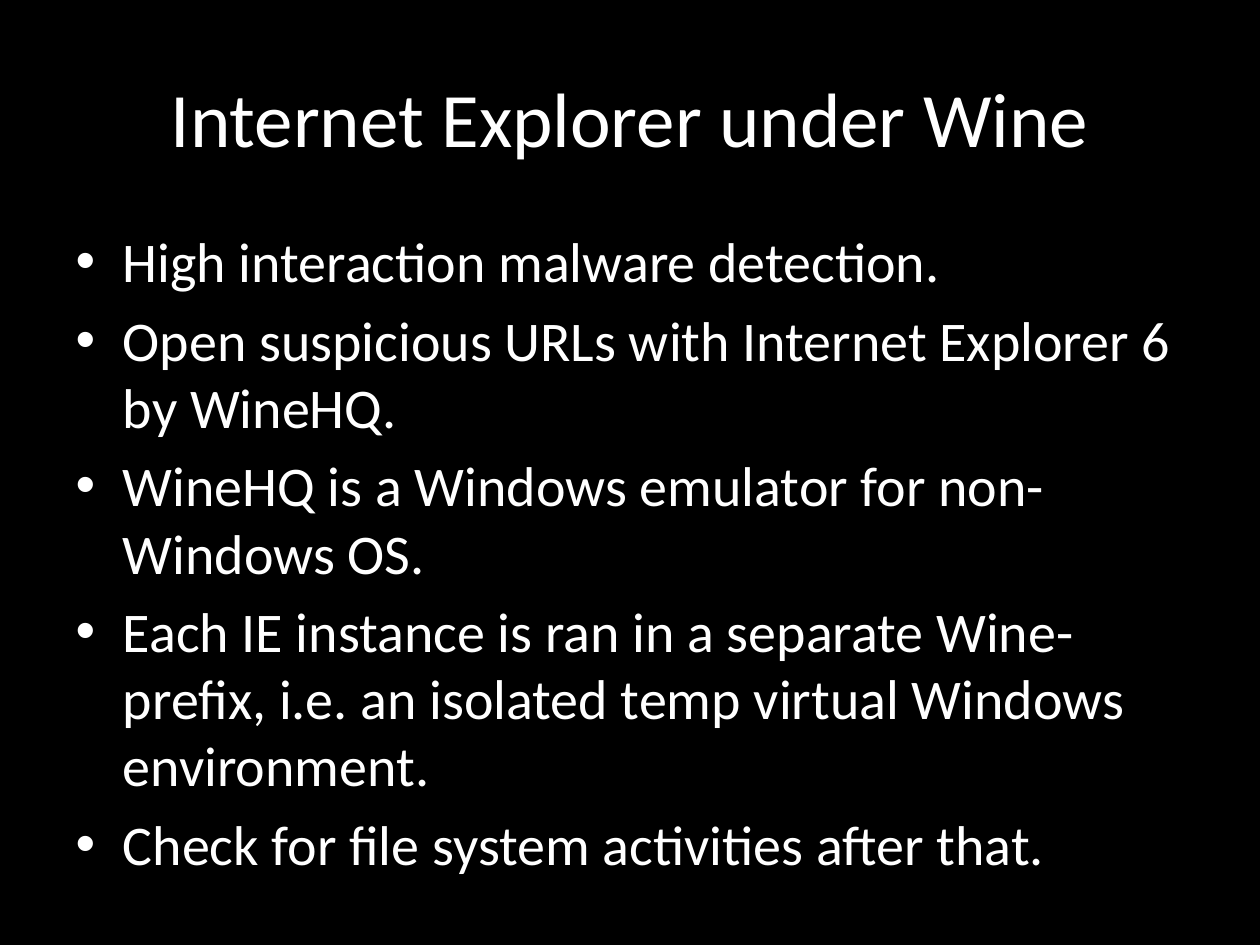
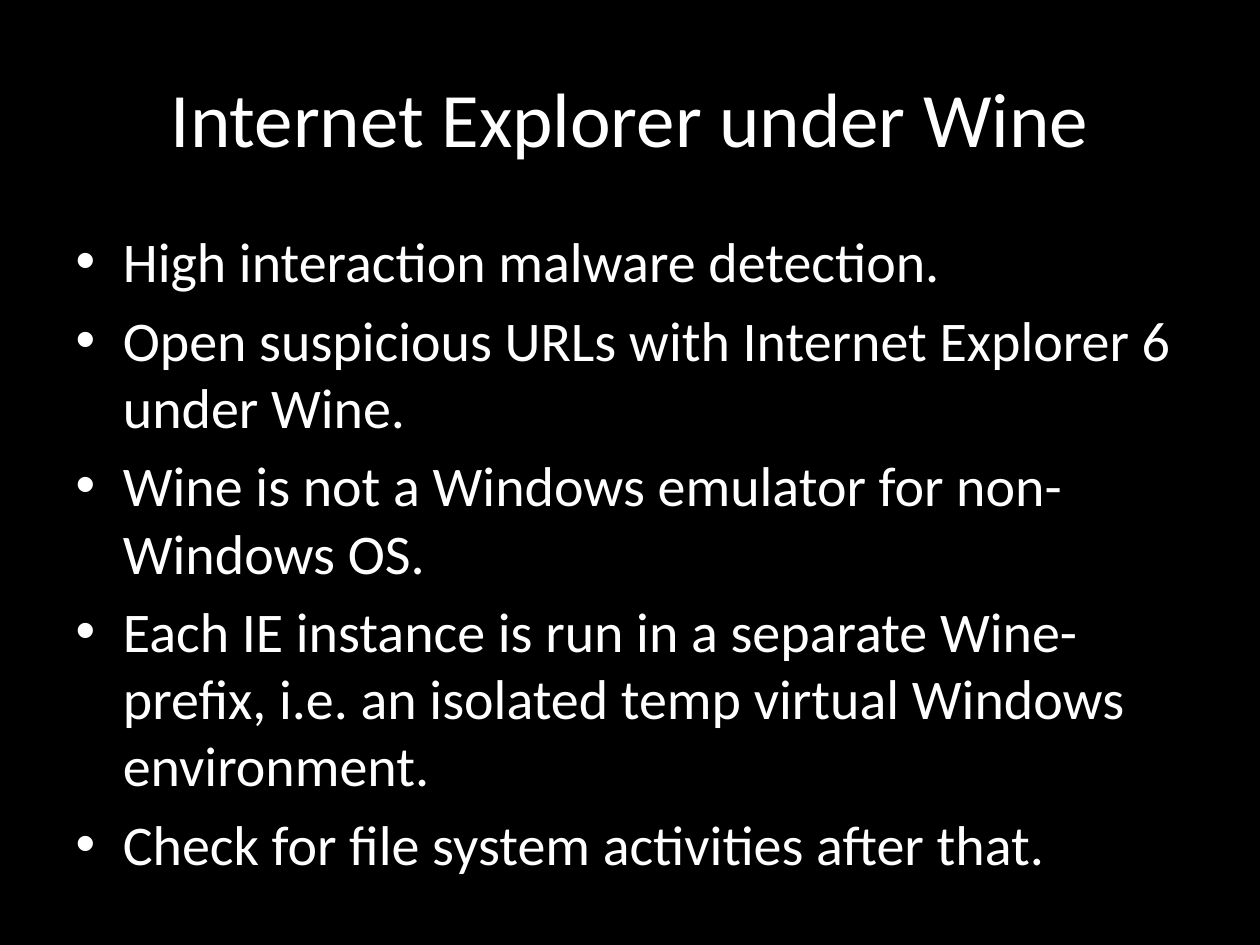
Before and after one commit to chrissorchard/malucrawl, a slide deck: slide 9 of doc/pres2/wk8-progress.pptx (slide 8 before the commit). Drawn at 1260x945 pixels with LibreOffice and Linux fonts; fonts in the diff are those of the drawing; background and template pictures are left out. Boxes give left, top, right and bottom in pixels: in the first picture for what was removed or moved away, otherwise in the second. Text is boxed around its words. In the diff, an @@ line names an element or a change of style, - is before the commit and + after.

```diff
--- a/doc/pres2/wk8-progress.pptx
+++ b/doc/pres2/wk8-progress.pptx
@@ text at box(123, 322, 1170, 787): text changed @@
-• Open suspicious URLs with Internet Explorer 6 by WineHQ.
-• WineHQ is a Windows emulator for non-Windows OS.
-• Each IE instance is ran in a separate Wine-prefix, i.e. an isolated temp virtual Windows environment.
+• Open suspicious URLs with Internet Explorer 6 under Wine.
+• Wine is not a Windows emulator for non-Windows OS.
+• Each IE instance is run in a separate Wine-prefix, i.e. an isolated temp virtual Windows environment.
```
Also in this commit, not shown: 2 other slides changed, 1 other file.
